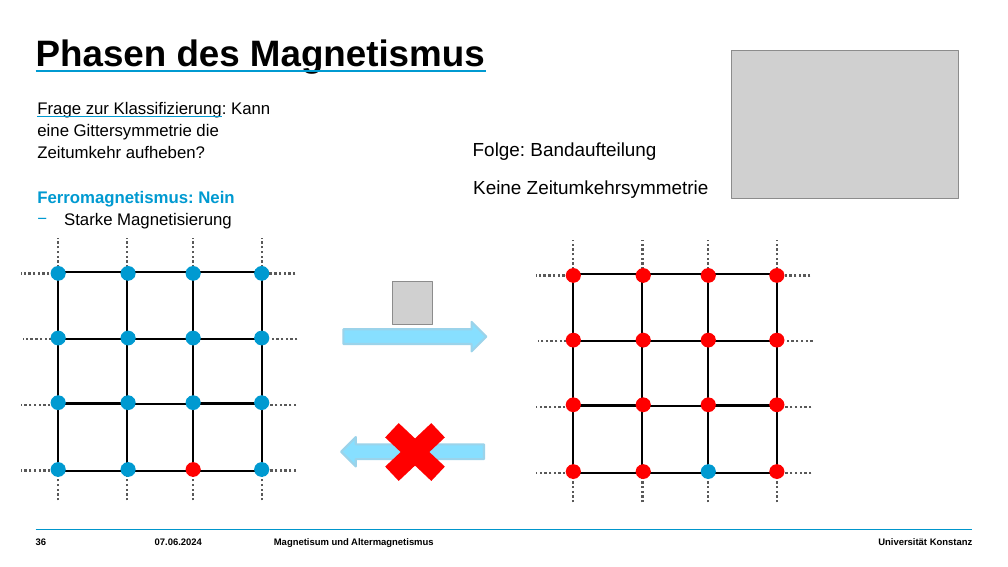
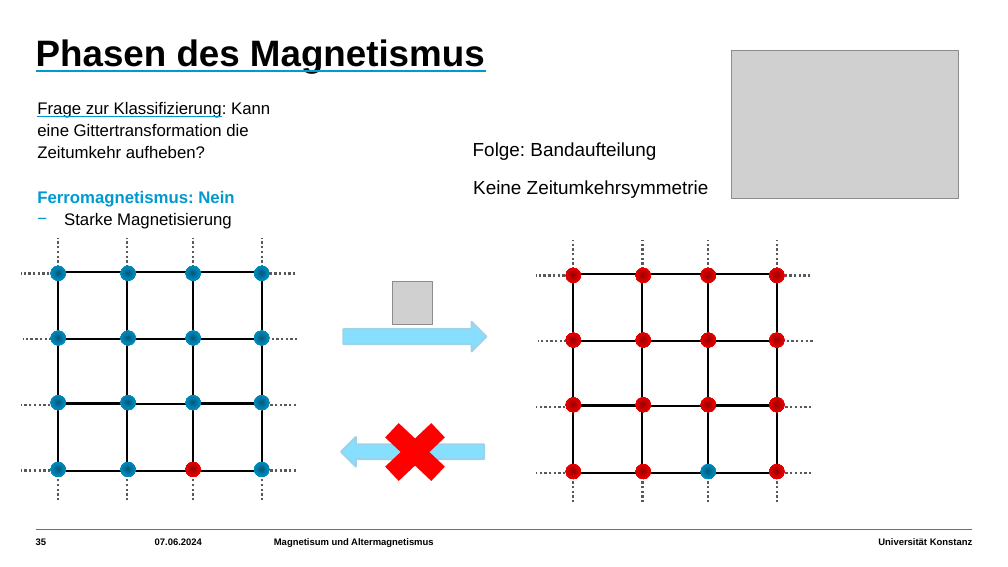
Before and after one commit to HolykingJulex/EstimateSeminar, a slide deck: slide 35 of Vortrag.pptx (slide 36 before the commit). Drawn at 1008x567 pixels with LibreOffice and Linux fonts; fonts in the diff are those of the drawing; grey boxes stand for pictures. Boxes give left, top, right and bottom in pixels: in the first picture for what was removed or moved away, otherwise in the second. Text is boxed around its words. In the diff, an @@ line names an element or a change of style, - is before the commit and + after.

```diff
--- a/Vortrag.pptx
+++ b/Vortrag.pptx
@@ text at (37,102,270,158): text changed @@
-Frage zur Klassifizierung: Kann eine Gittersymmetrie die Zeitumkehr aufheben?
+Frage zur Klassifizierung: Kann eine Gittertransformation die Zeitumkehr aufheben?
@@ fill #009AD1 to gradient #005B7C to #0082B0 to #009AD1 in 16 elements at (51,266,66,281), (120,266,135,281), (185,266,200,281), (254,266,269,281), (51,330,66,346), (120,330,135,346), (185,330,200,346), (254,330,269,346), (51,395,66,411), (120,395,135,411), (185,395,200,411), (254,395,269,411), (51,462,66,477), (120,462,135,477), (254,462,269,477), (701,464,716,479) @@
@@ fill #FF0000 to gradient #970000 to #D70000 to #FF0000 in 16 elements at (185,462,200,477), (566,268,581,283), (636,268,651,283), (701,268,716,283), (770,268,785,283), (566,333,581,348), (636,333,651,348), (701,333,716,348), (770,333,785,348), (566,398,581,413), (636,398,651,413), (701,398,716,413), (770,398,785,413), (566,464,581,479), (636,464,651,479), (770,464,785,479) @@
```
Also in this commit, not shown: 35 other slides changed, 3 slides added, 4 slides removed, 3 other files.
